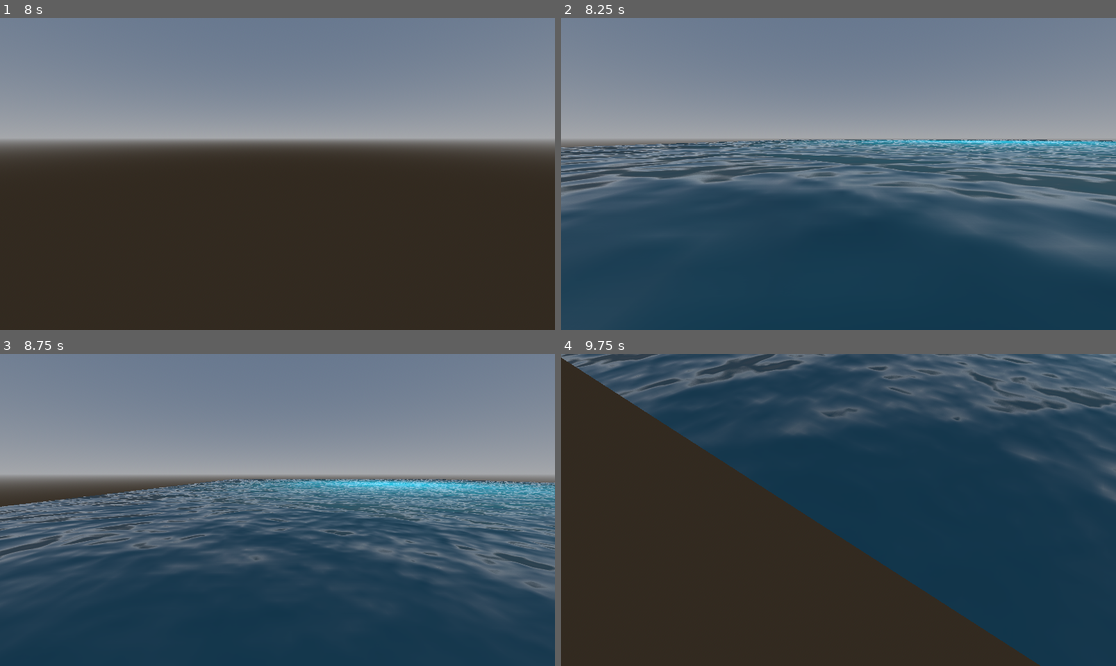
Above: before the commit, frames 1-4 (two rows, left to right).
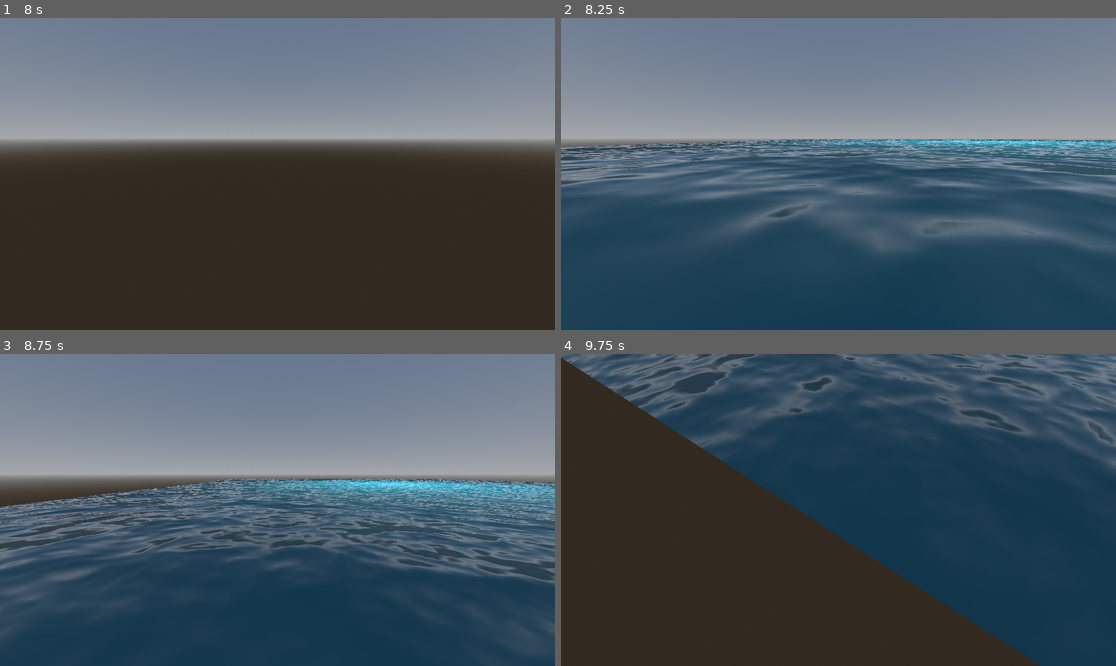
Above: after the commit, the same moments.

Repository: hipml/shaders
Game: Godot game, scene res://scenes/spatial_shaders.tscn
Same seed, same stepped clock (60 frames per second), same inputs: the game is played once before the commit and once after it. The engine's default icon, where the game draws it, is replaced by a stand-in: a white triangle on a blue panel in a dark square.
Inputs (mouse positions are in pixels of both pictures, inside the frame that each line leads up to):
- Up to frame 1 (8 s): tap Enter at 0.5, 2, 2.85, 3.5, 6.6 s; move the mouse to (399, 158) at 0.52 s; hold D (move_right) 0.53-1.28 s; hold Right mouse button (camera_move_mode) 0.53-1.28 s; click (399, 158) at 0.67 s; tap Space at 1.25, 2.75, 4.25 s; move the mouse to (249, 174) at 1.27 s; hold W (move_forward) 1.28-2.03 s; tap Shift (camera_speed_up) at 1.35, 5.1 s; move the mouse to (333, 105) at 2.02 s; hold D (move_right) 2.03-2.78 s; click (333, 105) at 2.1 s; move the mouse to (249, 236) at 2.77 s; hold W (move_forward) 2.78-3.53 s; click (249, 236) at 2.92 s; move the mouse to (444, 220) at 3.52 s; hold A (move_left) 3.53-5.03 s; tap F at 3.6, 7.35 s; move the mouse to (111, 127) at 4.27 s; right-click (111, 127) at 4.35 s; move the mouse to (305, 174) at 5.02 s; hold S (move_backward) 5.03-5.78 s; click (305, 174) at 5.17 s; move the mouse to (194, 96) at 5.77 s; hold D (move_right) 5.78-6.53 s; click (194, 96) at 5.85 s; move the mouse to (399, 158) at 6.52 s; hold W (move_forward) 6.53-7.28 s; move the mouse to (166, 189) at 7.27 s; hold D (move_right) from 7.28 s (still down); click (166, 189) at 7.42 s
- Up to frame 2 (8.25 s): move the mouse to (894, 105) at 8.02 s; release D (move_right) at 8.03 s; hold S (move_backward) from 8.03 s (still down); hold Right mouse button (camera_move_mode) from 8.03 s (still down)
- Up to frame 3 (8.75 s): keep holding S (move_backward); keep holding Right mouse button (camera_move_mode)
- Up to frame 4 (9.75 s): move the mouse to (832, 516) at 8.77 s; release S (move_backward) at 8.78 s; release Right mouse button (camera_move_mode) at 8.78 s; hold A (move_left) 8.78-9.53 s; tap Shift (camera_speed_up) at 8.85 s; move the mouse to (1005, 556) at 9.52 s; hold W (move_forward) from 9.53 s (still down); click (1005, 556) at 9.6 s

Frame 1 is identical in both runs. In frame 2, 16% of the frame differs, in the area x 0-100%, y 38-78%; in frame 3, 13%; in frame 4, 8.8%.

Commit message:
cleaning up repo (maybe) and adding in final water shader

Diff:
--- a/spatial-shaders/scenes/spatial_shaders.tscn
+++ b/spatial-shaders/scenes/spatial_shaders.tscn
@@ -99,9 +99,9 @@
 shader_parameter/metallic = 0.0
 shader_parameter/roughness = 0.0
 shader_parameter/direction1 = Vector2(1, 0)
-shader_parameter/scroll_speed1 = 0.066
-shader_parameter/direction2 = Vector2(1, 0)
-shader_parameter/scroll_speed2 = 0.1
+shader_parameter/scroll_speed1 = 0.03
+shader_parameter/direction2 = Vector2(0, 1)
+shader_parameter/scroll_speed2 = 0.01
 shader_parameter/normalmap_tex = SubResource("NoiseTexture2D_8dnui")
 shader_parameter/normalmap2_tex = SubResource("NoiseTexture2D_ccg3i")
 
--- a/spatial-shaders/shaders/water.gdshader
+++ b/spatial-shaders/shaders/water.gdshader
@@ -5,7 +5,7 @@
 
 uniform vec3 albedo: source_color;
 uniform float metallic:hint_range(0.0, 1.0) = 0.0;
-uniform float roughness:hint_range(0.0, 1.0) = 0.01;
+uniform float roughness:hint_range(0.0, 1.0) = 0.0;
 
 uniform vec2 direction1 = vec2(1.0, 0.0);
 uniform float scroll_speed1: hint_range(0.0, 1.0) = 0.03;
Not shown, changed: .gitignore
